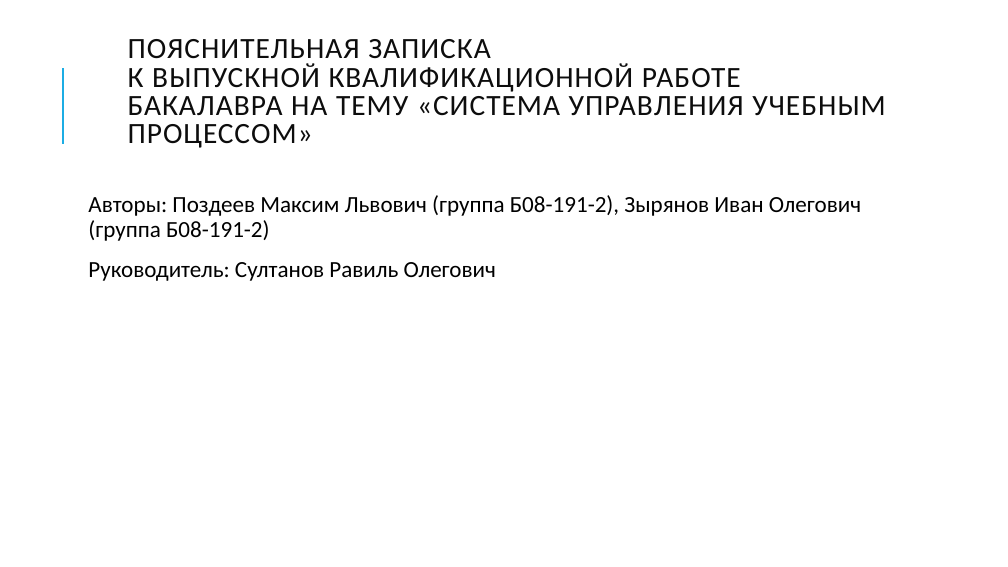
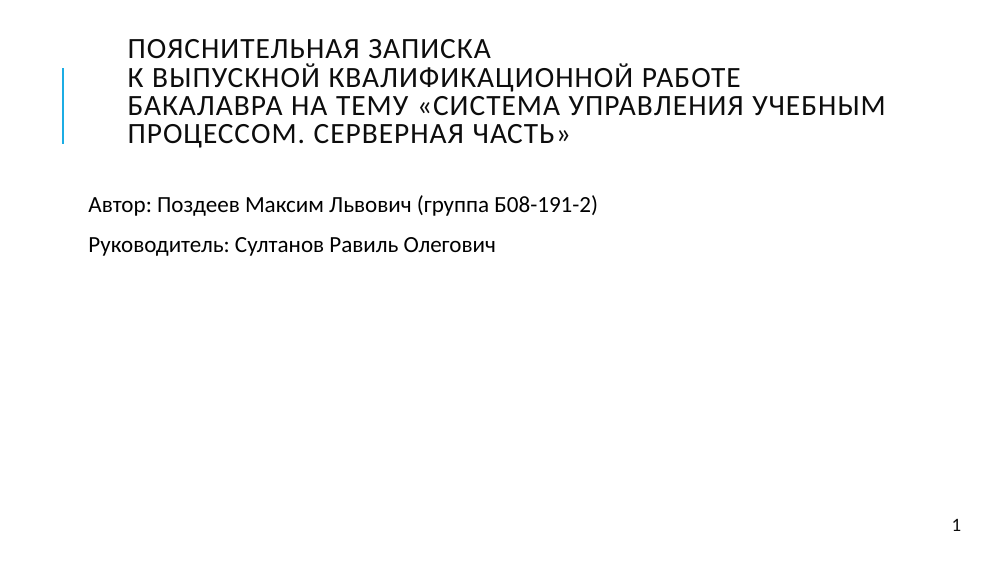
Before and after one commit to mpozdeevf/Diploma, a slide deck: slide 1 of Теория/Презентация ВКР Поздеев.pptx. Drawn at 1008x567 pixels with LibreOffice and Linux fonts; fonts in the diff are those of the drawing. Boxes give left, top, right and bottom in pixels: in the first picture for what was removed or moved away, otherwise in the second. Text is boxed around its words. In the diff, an @@ line names an element or a change of style, - is before the commit and + after.

```diff
--- a/Теория/Презентация ВКР Поздеев.pptx
+++ b/Теория/Презентация ВКР Поздеев.pptx
@@ title at (128, 39, 885, 148): text changed @@
-ПОЯСНИТЕЛЬНАЯ ЗАПИСКА
-К ВЫПУСКНОЙ КВАЛИФИКАЦИОННОЙ РАБОТЕ БАКАЛАВРА НА ТЕМУ «СИСТЕМА УПРАВЛЕНИЯ УЧЕБНЫМ ПРОЦЕССОМ»
+ПОЯСНИТЕЛЬНАЯ ЗАПИСКА
+К ВЫПУСКНОЙ КВАЛИФИКАЦИОННОЙ РАБОТЕ БАКАЛАВРА НА ТЕМУ «СИСТЕМА УПРАВЛЕНИЯ УЧЕБНЫМ ПРОЦЕССОМ. СЕРВЕРНАЯ ЧАСТЬ»
@@ text at (88, 195, 598, 216): text changed @@
-Авторы: Поздеев Максим Львович (группа Б08-191-2), Зырянов Иван Олегович (группа Б08-191-2)
+Автор: Поздеев Максим Львович (группа Б08-191-2)
@@ text added at (952, 519, 962, 531), 18 pt, text #0D0D0D @@
+1
```
Also in this commit, not shown: 10 other slides changed, 5 slides added, 1 other file.
